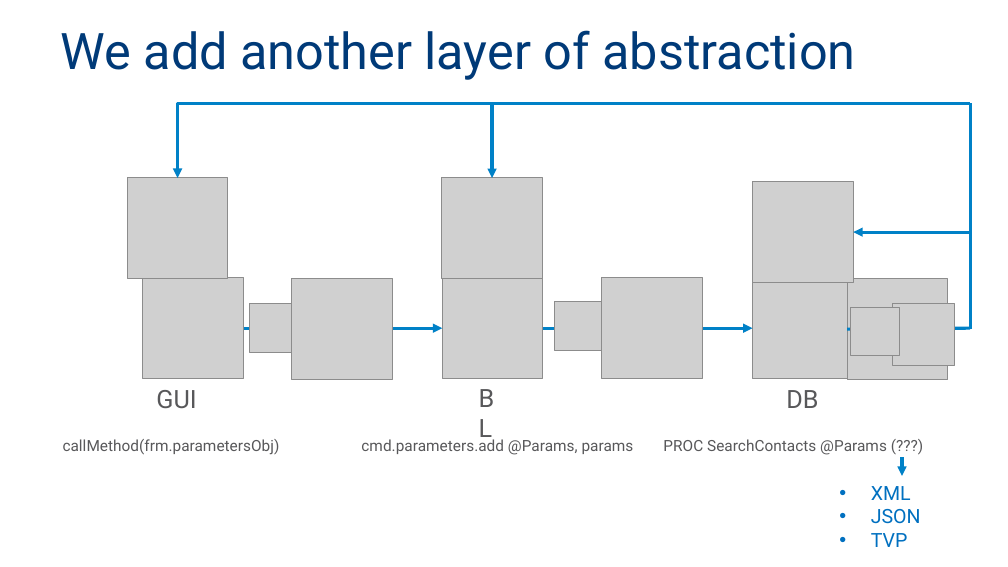
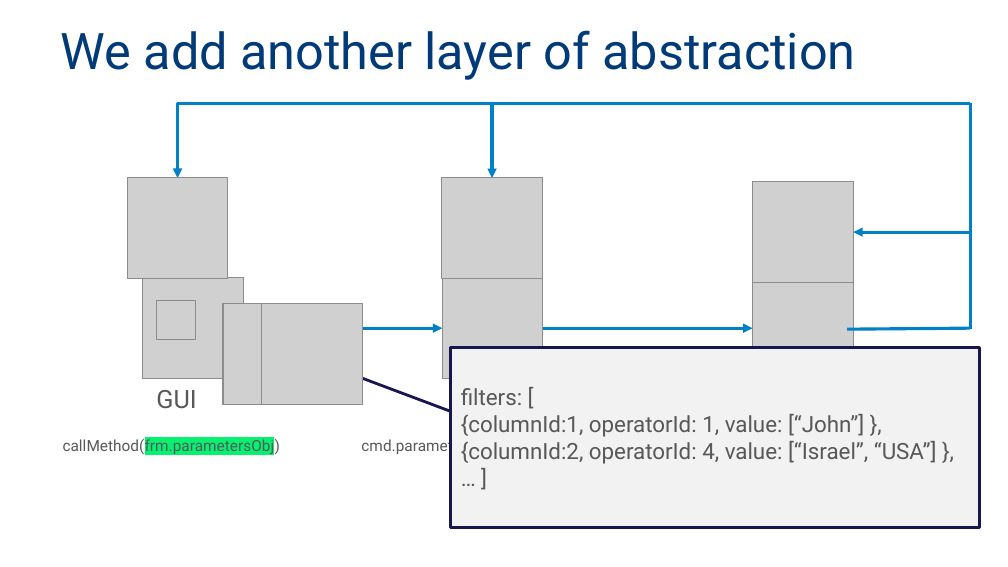
Before and after one commit to MadeiraData/DynamicFilters, a slide deck: slide 17 of DynamicFilters.pptx (slide 14 before the commit). Drawn at 1008x567 pixels with LibreOffice and Linux fonts; fonts in the diff are those of the drawing; grey boxes stand for pictures; background and template pictures are left out. Boxes give left, top, right and bottom in pixels: in the first picture for what was removed or moved away, otherwise in the second. Text is boxed around its words. In the diff, an @@ line names an element or a change of style, - is before the commit and + after.

```diff
--- a/DynamicFilters.pptx
+++ b/DynamicFilters.pptx
@@ picture removed at (602, 277, 703, 378) @@
@@ picture removed at (847, 279, 948, 380) @@
@@ picture added at (157, 300, 197, 340) @@
@@ picture: place and size @@
-picture at (292, 278, 393, 379)
+picture at (223, 303, 324, 404)
@@ picture removed at (250, 304, 298, 353) @@
@@ picture added at (261, 303, 362, 404) @@
@@ picture removed at (554, 302, 603, 351) @@
@@ picture removed at (851, 307, 899, 356) @@
@@ picture removed at (892, 303, 955, 366) @@
@@ border callout added at (451, 347, 980, 527), fill #F2F2F2, outline #181651 2 pt, 16 pt, text #58585A @@
+filters: [
+{columnId:1, operatorId: 1, value: [“John”] },
+{columnId:2, operatorId: 4, value: [“Israel”, “USA”] },
+… ]
@@ text "callMethod(frm.parametersObj)" at (63, 437, 280, 455): highlight none to #05F170 in "callMethod(frm.parametersObj)" @@
@@ text "cmd.parameters.add @Params, params" at (361, 437, 634, 455): highlight none to #05F170 in "@Params, params" @@
@@ text "PROC SearchContacts @Params (???)" at (663, 441, 888, 455): highlight none to #05F170 in "@Params (???)" @@
@@ arrow removed from (902, 458) to (902, 476) @@
@@ text removed at (871, 486, 921, 547) @@
-• XML
-• JSON
-• TVP
```
Also in this commit, not shown: 6 other slides changed, 7 slides added, 1 slide removed, 6 other files.
